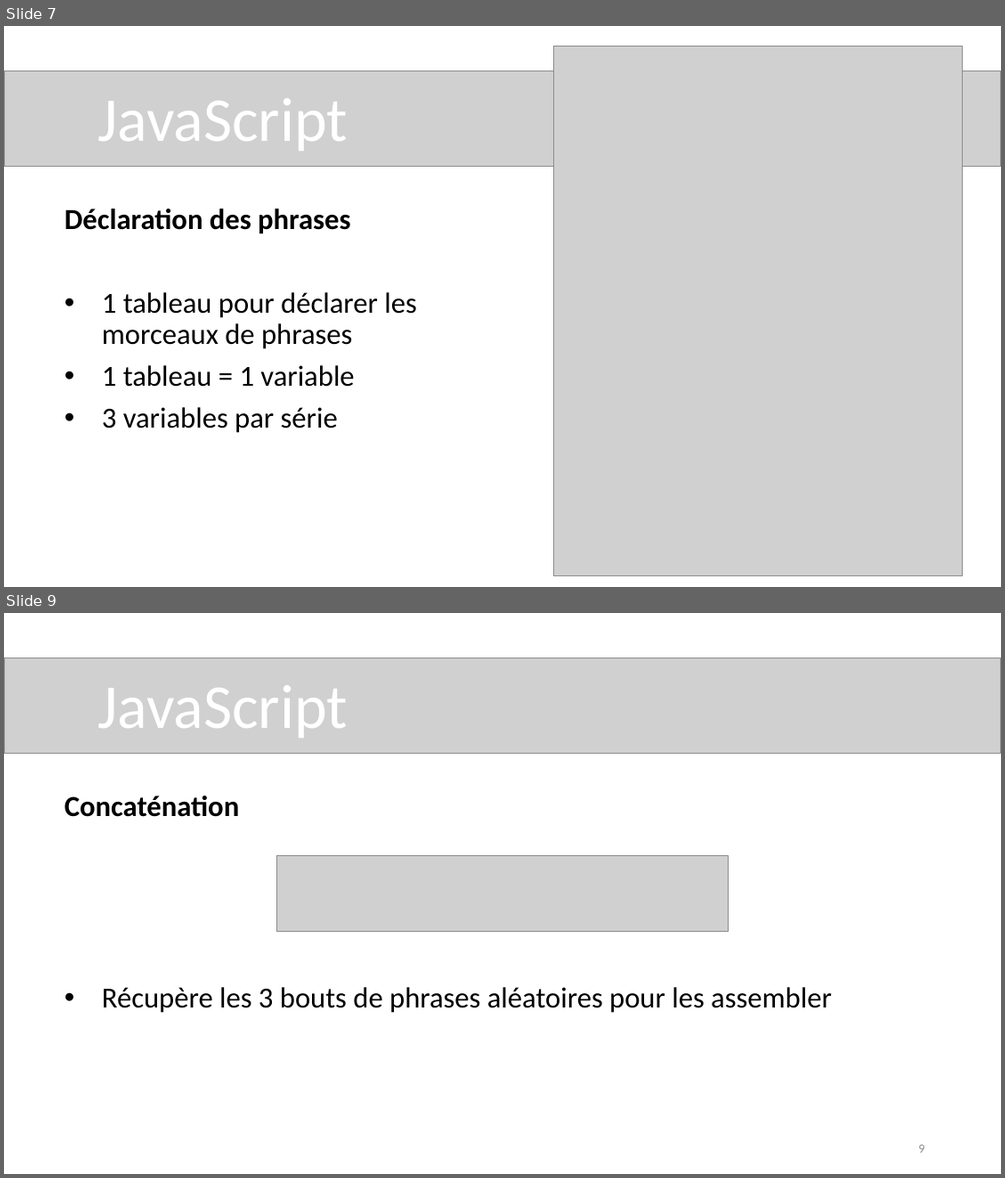
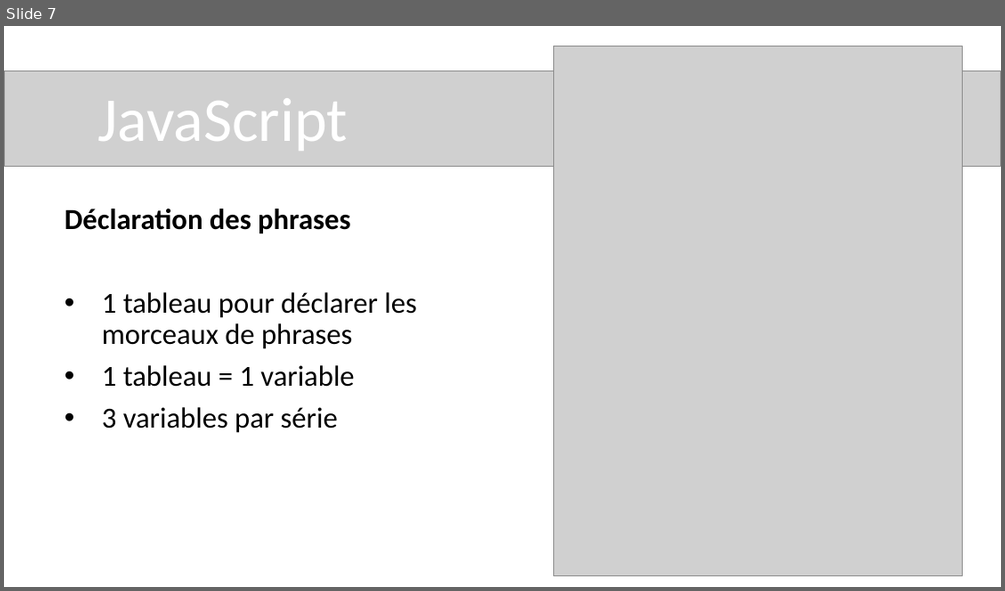
Before and after one commit to nmdoir/p5_citations, a slide deck: Présentation Générateur de citations.pptx. Shown one above the other, each under a label of ours: slides 7 and 9 before the commit, slide 7 after it; the slides between them are not shown. The pictures are 1005x1178 and 1005x591 pixels, drawn with LibreOffice and Linux fonts; fonts in the diff are those of the drawing; grey boxes stand for pictures. Boxes give left, top, right and bottom in pixels: in the first picture for what was removed or moved away, otherwise in the second. Text is boxed around its words. In the diff, an @@ line names an element or a change of style, - is before the commit and + after.

```diff
--- a/Présentation Générateur de citations.pptx
+++ b/Présentation Générateur de citations.pptx
@@ slide 9 removed at <box>4,613,1001,1174</box>, background #FFFFFF @@
@@ picture removed at <box>4,657,1001,754</box> @@
@@ title removed at <box>97,685,348,738</box> @@
-JavaScript
@@ subtitle removed at <box>65,795,832,1013</box> @@
-Concaténation
-• Récupère les 3 bouts de phrases aléatoires pour les assembler
@@ picture removed at <box>277,855,728,931</box> @@
@@ page number removed at <box>918,1144,924,1152</box> @@
-9
```
Also in this commit, not shown: 6 slides changed, 2 other files.
